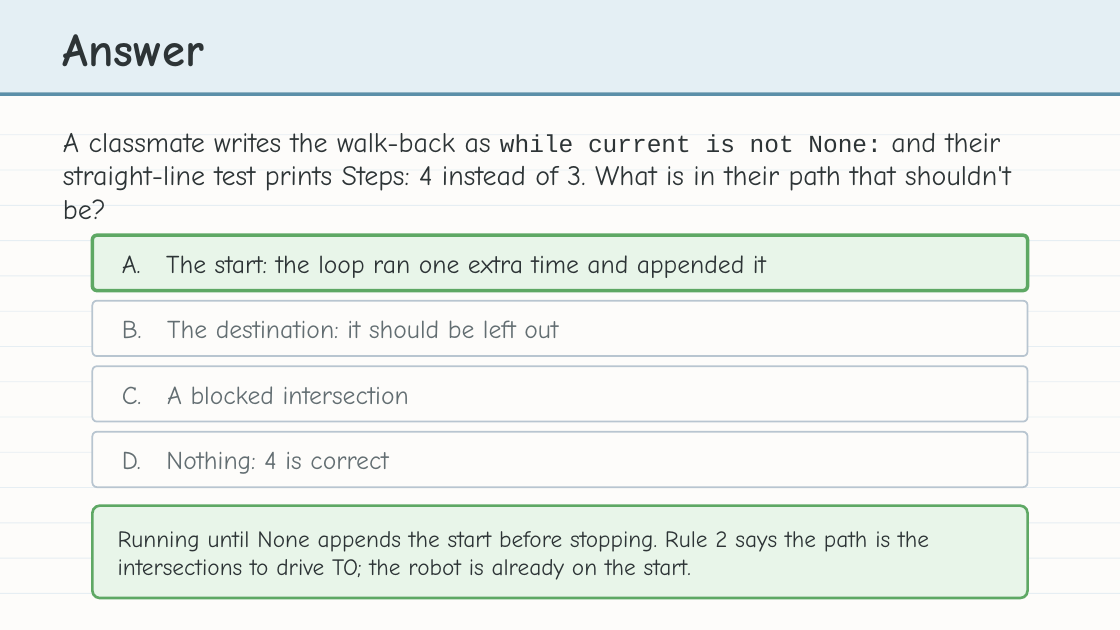
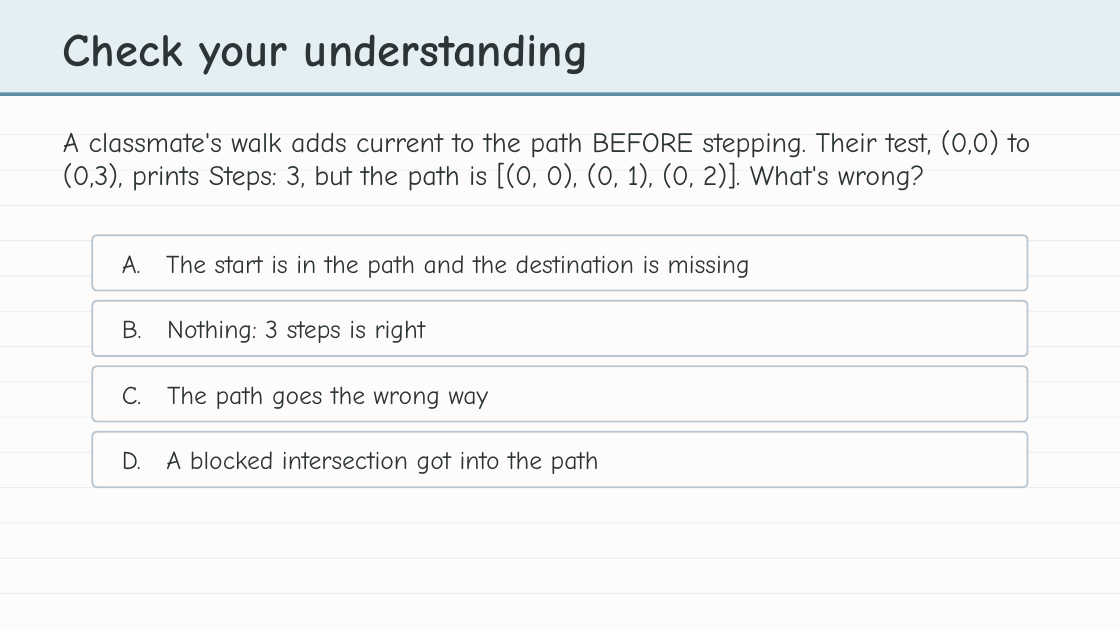
Before and after one commit to bradamiller/LearningPython, a slide deck: slide 15 of static/slides/module-05-pathfinding/module-5-lesson-05-compute-bfs-path.pptx (slide 17 before the commit). Drawn at 1120x630 pixels with LibreOffice and Linux fonts; fonts in the diff are those of the drawing. Boxes give left, top, right and bottom in pixels: in the first picture for what was removed or moved away, otherwise in the second. Text is boxed around its words. In the diff, an @@ line names an element or a change of style, - is before the commit and + after.

```diff
--- a/static/slides/module-05-pathfinding/module-5-lesson-05-compute-bfs-path.pptx
+++ b/static/slides/module-05-pathfinding/module-5-lesson-05-compute-bfs-path.pptx
@@ text at [63,34,589,75]: text changed @@
-Answer
+Check your understanding
@@ text at [63,130,1030,191]: text changed @@
-A classmate writes the walk-back as while current is not None: and their straight-line test prints Steps: 4 instead of 3. What is in their path that shouldn't be?
+A classmate's walk adds current to the path BEFORE stepping. Their test, (0,0) to (0,3), prints Steps: 3, but the path is [(0, 0), (0, 1), (0, 2)]. What's wrong?
@@ rounded rectangle at [92,235,1028,291]: fill #E8F5E9 to #FDFCFA; outline #5EA864 3 pt to #B8C5D0 1.5 pt @@
@@ text at [122,255,750,278]: text changed @@
-A. The start: the loop ran one extra time and appended it
+A. The start is in the path and the destination is missing
@@ text at [122,320,426,343]: text changed; text colour #636E72 to #2D3436 @@
-B. The destination: it should be left out
+B. Nothing: 3 steps is right
@@ text at [122,386,489,409]: text changed; text colour #636E72 to #2D3436 @@
-C. A blocked intersection
+C. The path goes the wrong way
@@ text at [122,451,599,474]: text changed; text colour #636E72 to #2D3436 @@
-D. Nothing: 4 is correct
+D. A blocked intersection got into the path
@@ rounded rectangle removed at [92,506,1028,598] @@
@@ text removed at [118,531,929,580] @@
-Running until None appends the start before stopping. Rule 2 says the path is the intersections to drive TO; the robot is already on the start.
```
Also in this commit, not shown: 17 other slides changed, 9 slides added, 8 slides removed, 4 other files.
